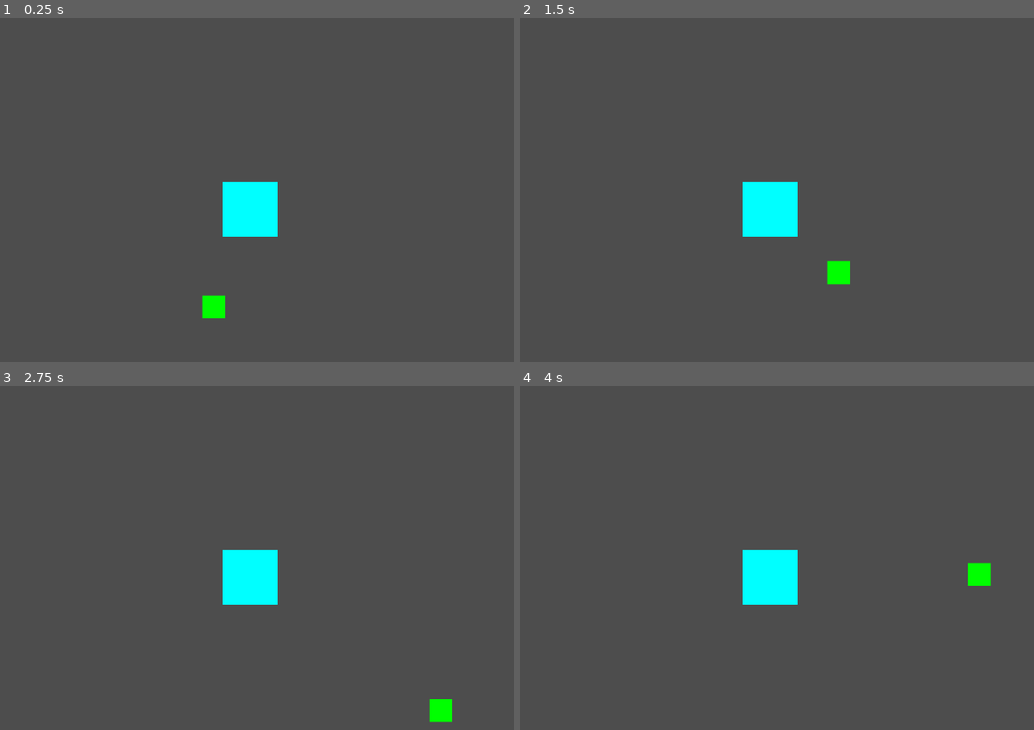
Above: before the commit, frames 1-4 (two rows, left to right).
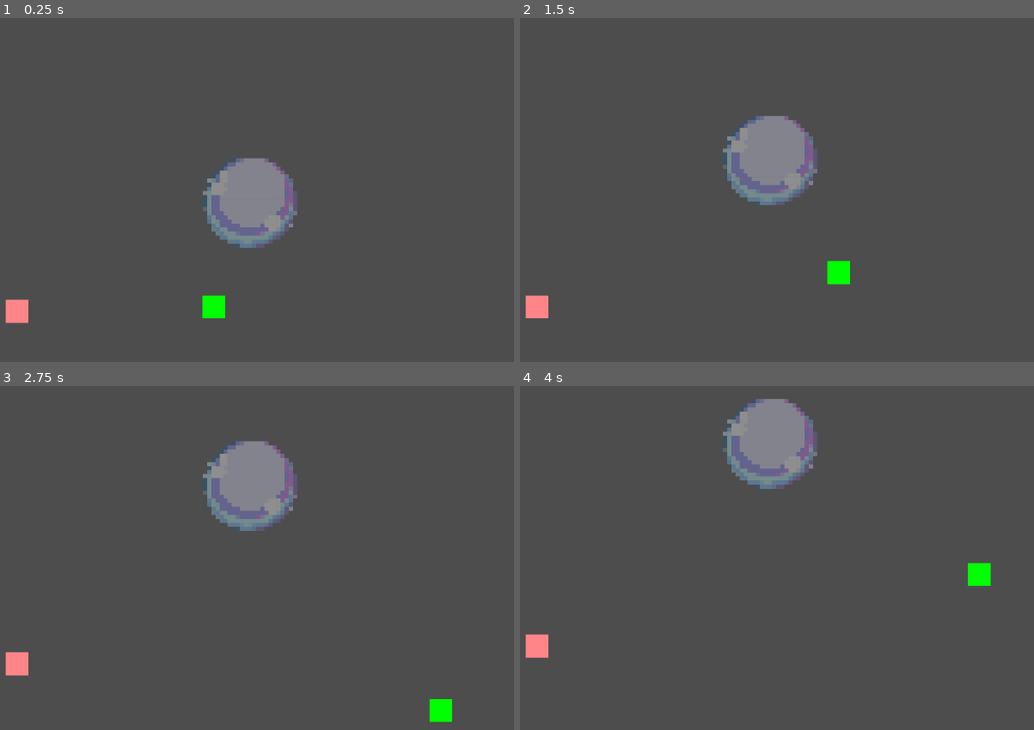
Above: after the commit, the same moments.

Repository: EmmanuelMartinezSalcedo/Burbuja
Game: Godot game, scene res://Scenes/deep_dive.tscn
Two runs of this game, one before a commit and one after it. Both use one fixed random seed, a clock stepped at 60 frames per second and the inputs below.
Inputs:
- Up to frame 1 (0.25 s): no input
- Up to frame 2 (1.5 s): tap Enter (ui_accept) at 0.5, 0.77 s; hold Right (ui_right) 0.53-1.28 s; hold Down (ui_down) from 1.28 s (still down)
- Up to frame 3 (2.75 s): tap Enter (ui_accept) at 1.52 s; release Down (ui_down) at 2.03 s; hold Right (ui_right) from 2.03 s (still down)
- Up to frame 4 (4 s): release Right (ui_right) at 2.78 s; hold Up (ui_up) 2.78-3.53 s; tap Enter (ui_accept) at 3.02, 3.77 s; hold Left (ui_left) from 3.53 s (still down)

The runs differ from the first frame. In frame 1, 4.0% of the frame differs, in the area x 1-58%, y 40-89%; in frame 2, 5.1%; in frame 3, 5.8%, in the area x 1-58%, y 15-85%; in frame 4, 5.7%.
Error before the commit: Cannot call method 'get_child' on a null value. (res://Scripts/bubble.gd:36)

Commit message:
Template for fish and bubble sprite

Diff:
--- a/Scenes/bubble.tscn
+++ b/Scenes/bubble.tscn
@@ -1,28 +1,22 @@
-[gd_scene load_steps=3 format=3 uid="uid://wvtf44dv2iex"]
+[gd_scene load_steps=4 format=3 uid="uid://wvtf44dv2iex"]
 
 [ext_resource type="Script" path="res://Scripts/bubble.gd" id="1_0jtqt"]
+[ext_resource type="Texture2D" uid="uid://cqwbnp1g4d1yt" path="res://Sprites/bubble.png" id="2_f0qla"]
 
 [sub_resource type="CircleShape2D" id="CircleShape2D_0hhmh"]
-radius = 12.0
+radius = 143.003
 
 [node name="Bubble" type="Node2D"]
 script = ExtResource("1_0jtqt")
 
-[node name="ColorRect" type="ColorRect" parent="."]
-anchors_preset = 8
-anchor_left = 0.5
-anchor_top = 0.5
-anchor_right = 0.5
-anchor_bottom = 0.5
-offset_left = -9.0
-offset_top = -9.0
-offset_right = 9.0
-offset_bottom = 9.0
-grow_horizontal = 2
-grow_vertical = 2
-color = Color(0, 1, 1, 1)
+[node name="Sprite2D" type="Sprite2D" parent="."]
+modulate = Color(1, 1, 1, 0.364706)
+position = Vector2(1.19209e-07, -5.96046e-08)
+scale = Vector2(0.1, 0.1)
+texture = ExtResource("2_f0qla")
 
 [node name="Area2D" type="Area2D" parent="." groups=["bubble"]]
 
 [node name="CollisionShape2D" type="CollisionShape2D" parent="Area2D"]
+modulate = Color(1, 1, 1, 0.4)
 shape = SubResource("CircleShape2D_0hhmh")
--- a/Scenes/deep_dive.tscn
+++ b/Scenes/deep_dive.tscn
@@ -1,9 +1,10 @@
-[gd_scene load_steps=5 format=3 uid="uid://t6ngrnji3p5g"]
+[gd_scene load_steps=6 format=3 uid="uid://t6ngrnji3p5g"]
 
 [ext_resource type="Script" path="res://Scripts/deep_dive.gd" id="1_ehy02"]
 [ext_resource type="PackedScene" uid="uid://dgvsn1bijyiw2" path="res://Scenes/player.tscn" id="1_ms3e4"]
 [ext_resource type="PackedScene" uid="uid://wvtf44dv2iex" path="res://Scenes/bubble.tscn" id="2_awers"]
 [ext_resource type="PackedScene" uid="uid://ycao18tbtnwb" path="res://Scenes/fish_spawner.tscn" id="3_3hb12"]
+[ext_resource type="PackedScene" uid="uid://cjl2fuvs2aok4" path="res://Scenes/fish.tscn" id="5_g6ur0"]
 
 [node name="Deep Dive" type="Node2D"]
 script = ExtResource("1_ehy02")
@@ -14,8 +15,10 @@
 
 [node name="Bubble" parent="." instance=ExtResource("2_awers")]
 position = Vector2(581, 322)
-scale = Vector2(5.135, 5.135)
+scale = Vector2(0.63, 0.63)
 
 [node name="FishSpawner" parent="." instance=ExtResource("3_3hb12")]
 
-[node name="Fish" type="Node2D" parent="."]
+[node name="Fish" parent="." instance=ExtResource("5_g6ur0")]
+position = Vector2(190, 494)
+scale = Vector2(1.94, 1.94)
--- /dev/null
+++ b/Scenes/fish.tscn
@@ -0,0 +1,20 @@
+[gd_scene load_steps=3 format=3 uid="uid://cjl2fuvs2aok4"]
+
+[ext_resource type="Script" path="res://Scripts/fish.gd" id="1_0ep46"]
+
+[sub_resource type="RectangleShape2D" id="RectangleShape2D_d0x75"]
+
+[node name="Fish" type="Node2D"]
+script = ExtResource("1_0ep46")
+
+[node name="ColorRect" type="ColorRect" parent="."]
+offset_left = -10.0
+offset_top = -10.0
+offset_right = 10.0
+offset_bottom = 10.0
+color = Color(1, 0.521569, 0.537255, 1)
+
+[node name="Area2D" type="Area2D" parent="."]
+
+[node name="CollisionShape2D" type="CollisionShape2D" parent="Area2D"]
+shape = SubResource("RectangleShape2D_d0x75")
--- a/Scripts/bubble.gd
+++ b/Scripts/bubble.gd
@@ -33,10 +33,10 @@
 func _ready() -> void:
 	pass
 
-var player = get_parent().get_child(0)  # Suponiendo que el jugador es el primer hijo del contenedor
+
 
 func _process(delta: float) -> void:
-
+	var player = get_parent().get_child(0)  # Suponiendo que el jugador es el primer hijo del contenedor
 	player_position = player.position  # Actualizar la posición del jugador cada frame
 	# Podriamos aprovechar esto para hacer una flecha que los una
 
--- /dev/null
+++ b/Scripts/fish.gd
@@ -0,0 +1,54 @@
+extends Node2D
+
+var volume: float = 70.0  # Volumen del jugador
+var density: float = 1.99  # Densidad del jugador (ajustable según el objeto)
+var speed: float = 10.0  # Velocidad base de movimiento del jugador
+var velocity = Vector2()  # Dirección de movimiento
+var gravity = 10  # Gravedad
+var water_density = 2  # Densidad del agua
+var max_speed: float = 200.0  # Límite máximo de velocidad
+
+var momentum_x = 0.97
+var momentum_y = 0.95
+
+var can_grab_bubble = false
+var bubble: Node2D = null  # La burbuja con la que interactuaremos
+var attraction_strength: float = 100.0  # Fuerza de atracción de la burbuja
+
+# Llamar a la fuerza hidrostática
+func hydrostatic_force(value: float) -> float:
+	return value * gravity * water_density
+
+# Calcular el peso
+func weight() -> float:
+	return volume * density * gravity
+
+func _ready() -> void:
+	pass
+
+func _process(delta: float) -> void:
+
+	var buoyant_force = hydrostatic_force(volume)  # Fuerza hacia arriba
+	var body_weight = weight()  # Fuerza hacia abajo
+
+	var net_force = buoyant_force - body_weight
+
+	velocity.y -= net_force * delta
+
+	# Límite de velocidad
+	if velocity.length() > max_speed:
+		velocity = velocity.normalized() * max_speed
+
+	position += velocity * delta
+
+
+func _on_area_2d_area_entered(area: Area2D) -> void:
+	if area.is_in_group("bubble"):
+		bubble = area.get_parent()
+		bubble.can_follow_player = true
+
+
+func _on_area_2d_area_exited(area: Area2D) -> void:
+	if area.is_in_group("bubble"):
+		bubble.can_follow_player = false
+		bubble = null
Binary file added: Sprites/bubble.png
Not shown, added: Sprites/bubble.png.import
